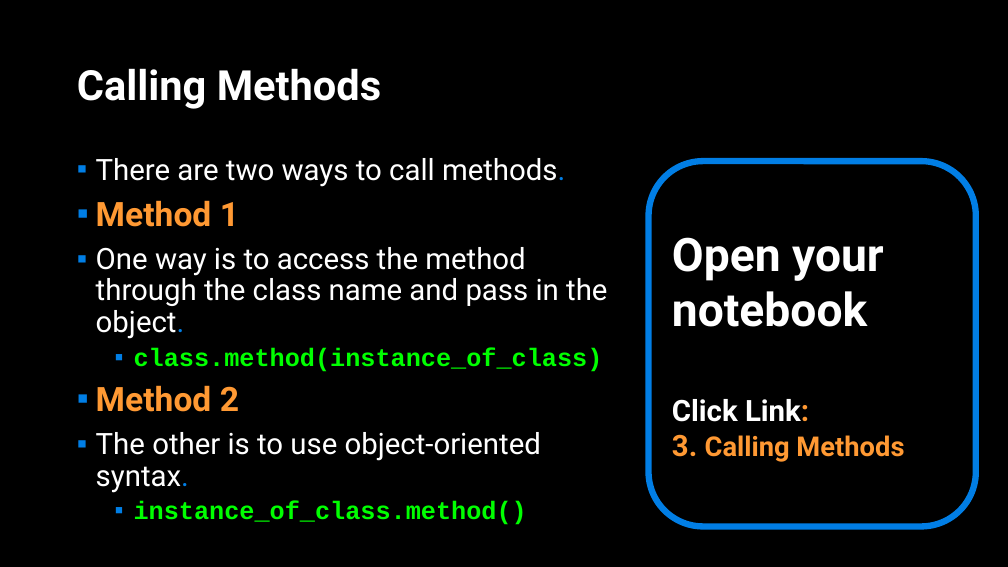
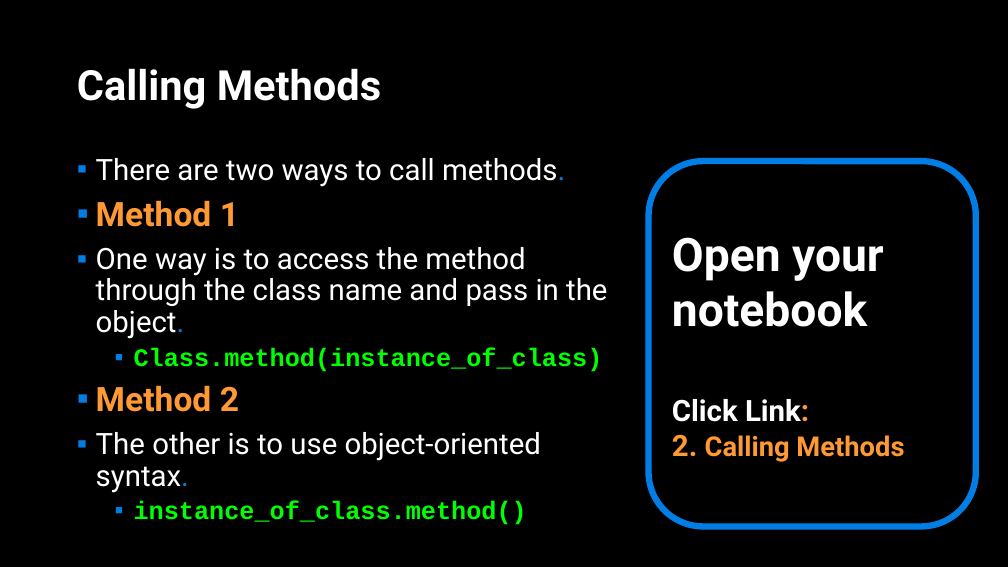
Before and after one commit to APS106/APS106-winter-2022-material, a slide deck: slide 24 of lectures/week10/lecture2/slides/week10_lecture2.pptx (slide 16 before the commit). Drawn at 1008x567 pixels with LibreOffice and Linux fonts; fonts in the diff are those of the drawing; background and template pictures are left out. Boxes give left, top, right and bottom in pixels: in the first picture for what was removed or moved away, otherwise in the second. Text is boxed around its words. In the diff, an @@ line names an element or a change of style, - is before the commit and + after.

```diff
--- a/lectures/week10/lecture2/slides/week10_lecture2.pptx
+++ b/lectures/week10/lecture2/slides/week10_lecture2.pptx
@@ text at bbox=[134, 347, 603, 372]: text changed @@
-  ▪ class.method(instance_of_class)
+  ▪ Class.method(instance_of_class)
@@ text in rounded rectangle at bbox=[672, 434, 904, 462]: text changed @@
-3. Calling Methods
+2. Calling Methods
```
Also in this commit, not shown: 4 other slides changed, 9 slides added, 13 other files.
